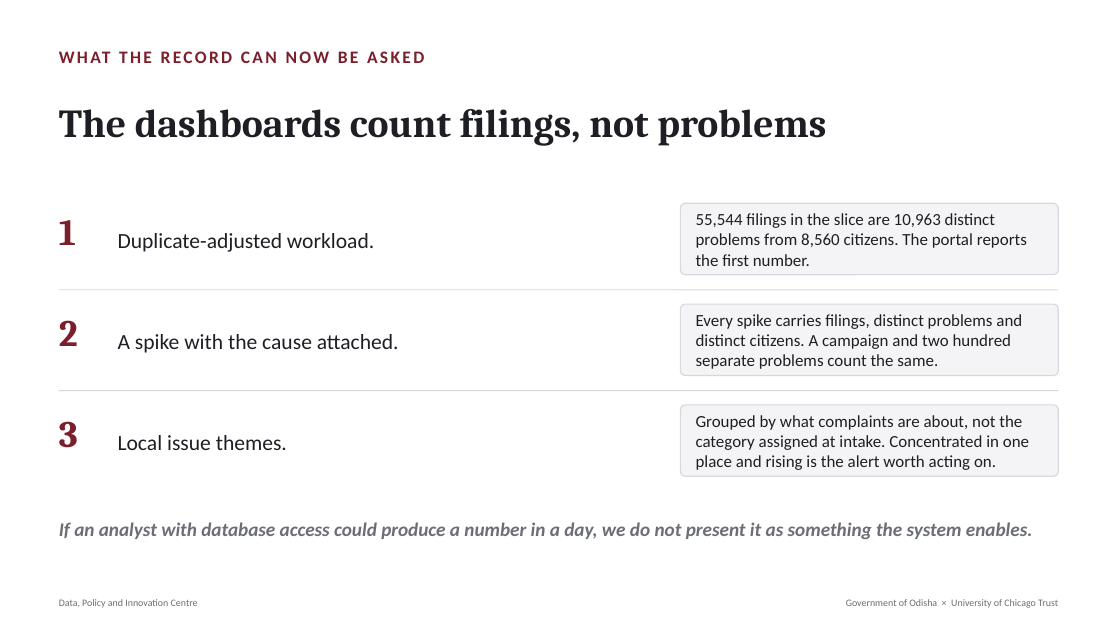
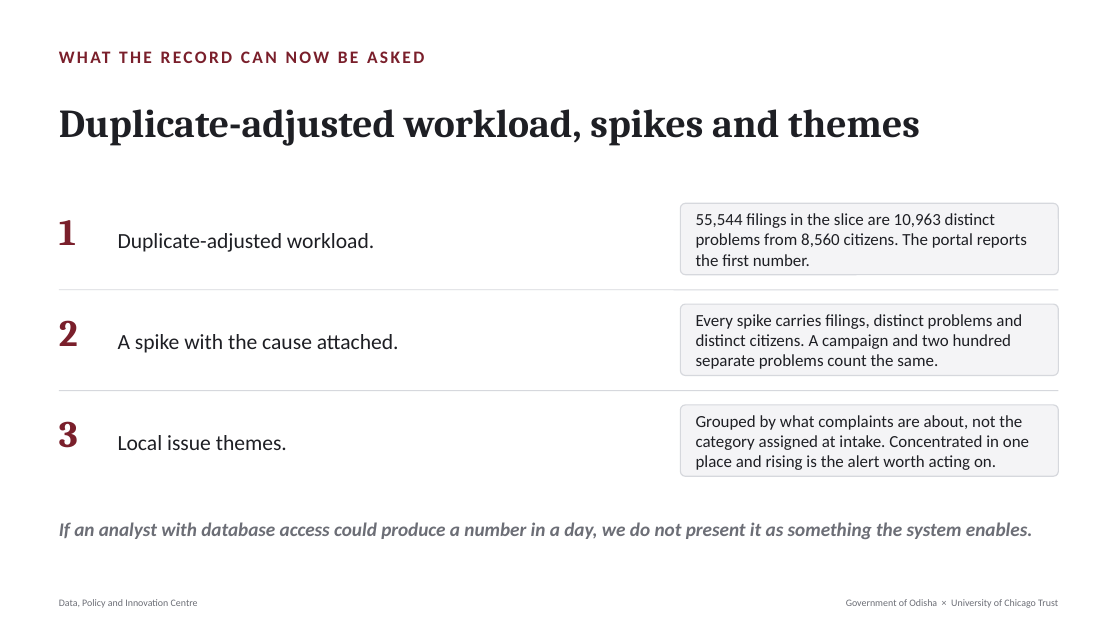
Before and after one commit to Data-Policy-and-Innovation-Centre/janasunani, a slide deck: slide 9 of docs/presentations/2026-08-24-timing-quality/Janasunani_2.0_Timing_and_Quality.pptx. Drawn at 1120x630 pixels with LibreOffice and Linux fonts; fonts in the diff are those of the drawing. Boxes give left, top, right and bottom in pixels: in the first picture for what was removed or moved away, otherwise in the second. Text is boxed around its words. In the diff, an @@ line names an element or a change of style, - is before the commit and + after.

```diff
--- a/docs/presentations/2026-08-24-timing-quality/Janasunani_2.0_Timing_and_Quality.pptx
+++ b/docs/presentations/2026-08-24-timing-quality/Janasunani_2.0_Timing_and_Quality.pptx
@@ text at [59,109,920,146]: text changed @@
-The dashboards count filings, not problems
+Duplicate-adjusted workload, spikes and themes
```
Also in this commit, not shown: 7 other slides changed, 4 other files.
